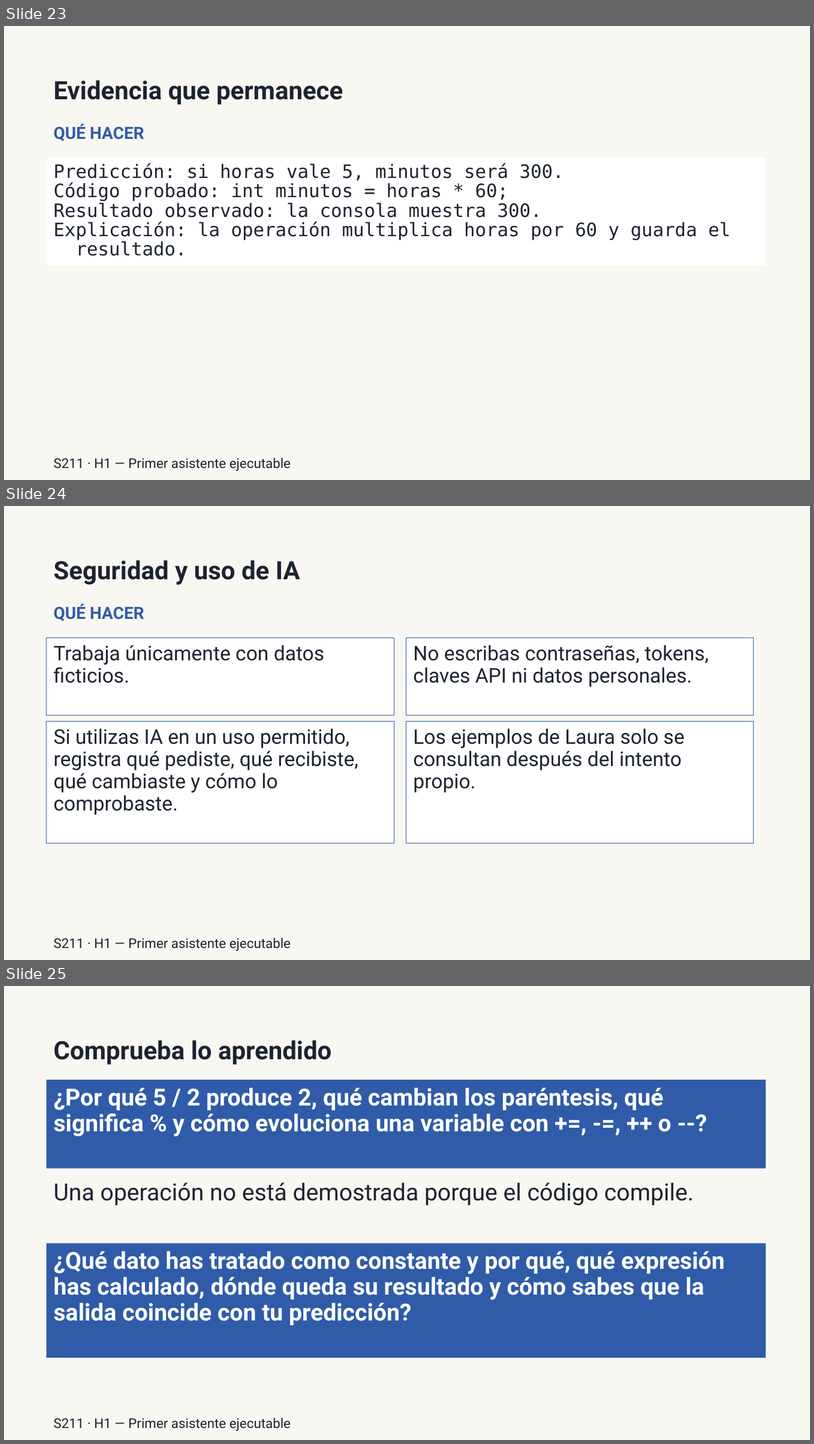
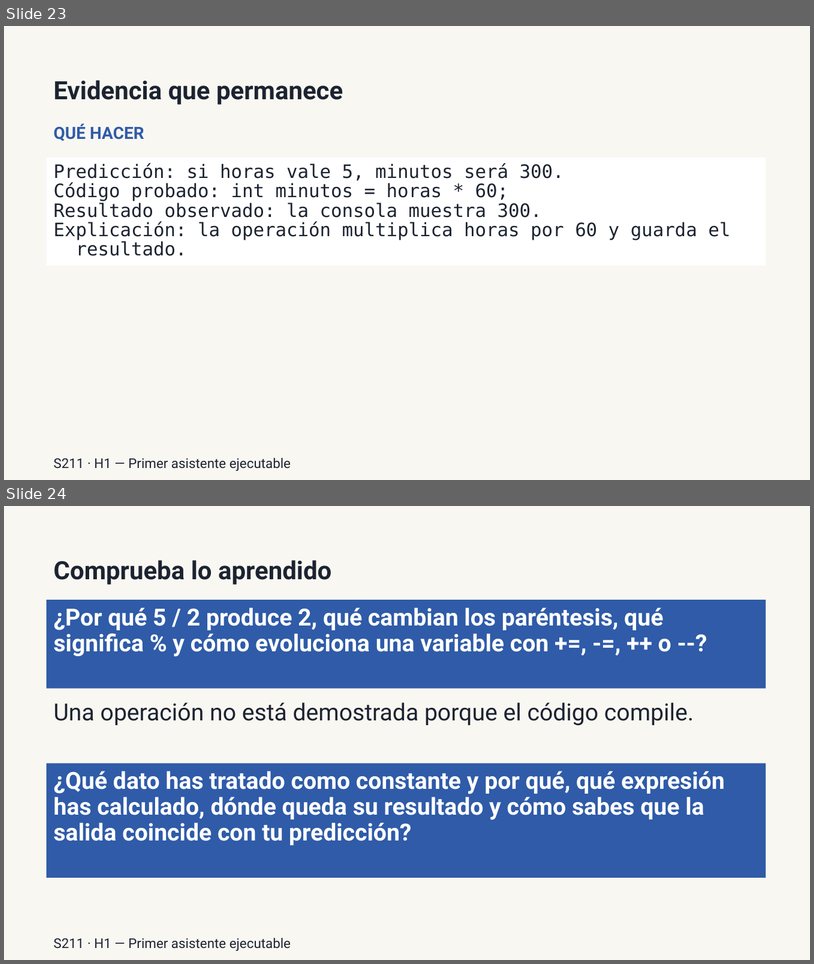
Before and after one commit to llombardero/curso-26-27, a slide deck: 02-PROFESORADO/03-PRESENTACIONES/POR-SESION/h1/S211-constantes-presentacion.pptx. Shown one above the other, each under a label of ours: slides 23, 24 and 25 before the commit, slides 23 and 24 after it. The pictures are 814x1444 and 814x964 pixels, drawn with LibreOffice and Linux fonts; fonts in the diff are those of the drawing. Boxes give left, top, right and bottom in pixels: in the first picture for what was removed or moved away, otherwise in the second. Text is boxed around its words. In the diff, an @@ line names an element or a change of style, - is before the commit and + after.

```diff
--- a/02-PROFESORADO/03-PRESENTACIONES/POR-SESION/h1/S211-constantes-presentacion.pptx
+++ b/02-PROFESORADO/03-PRESENTACIONES/POR-SESION/h1/S211-constantes-presentacion.pptx
@@ slide 24 removed at (4,506,810,960), background #F9F7F2 @@
@@ text removed at (54,560,300,585) @@
-Seguridad y uso de IA
@@ text removed at (54,603,144,621) @@
-QUÉ HACER
@@ rectangle removed at (47,637,394,715) @@
-Trabaja únicamente con datos ficticios.
@@ rectangle removed at (406,637,754,715) @@
-No escribas contraseñas, tokens, claves API ni datos personales.
@@ rectangle removed at (47,721,394,843) @@
-Si utilizas IA en un uso permitido, registra qué pediste, qué recibiste, qué cambiaste y cómo lo comprobaste.
@@ rectangle removed at (406,721,754,843) @@
-Los ejemplos de Laura solo se consultan después del intento propio.
@@ text removed at (54,937,291,951) @@
-S211 · H1 — Primer asistente ejecutable
@@ what was slide 25 is now slide 24 @@
```
Also in this commit, not shown: 1 slide changed, 56 other files.
